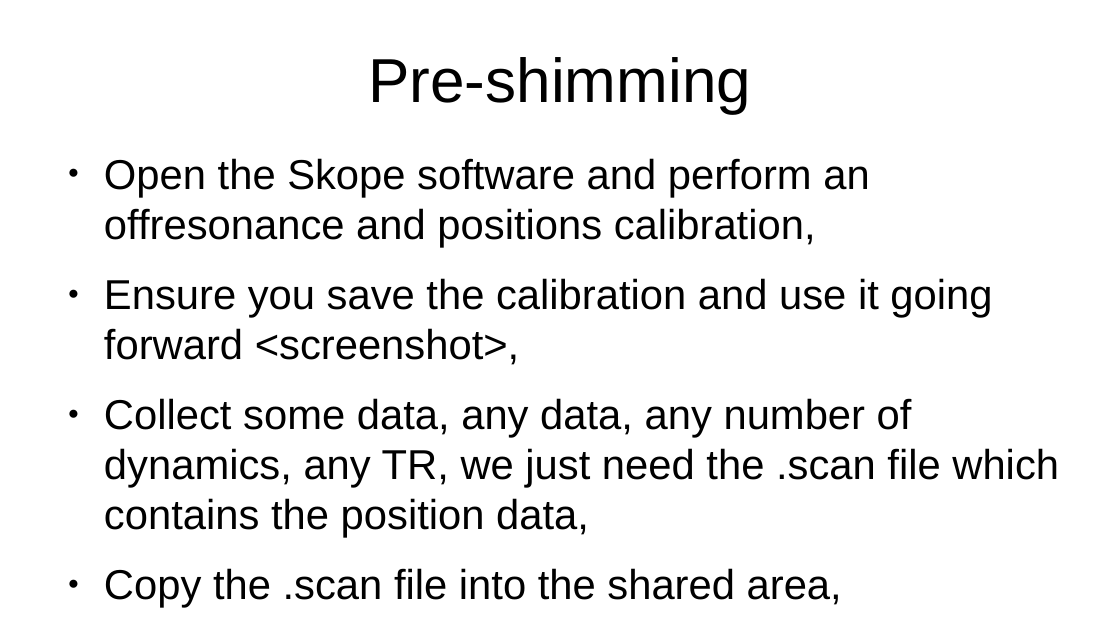
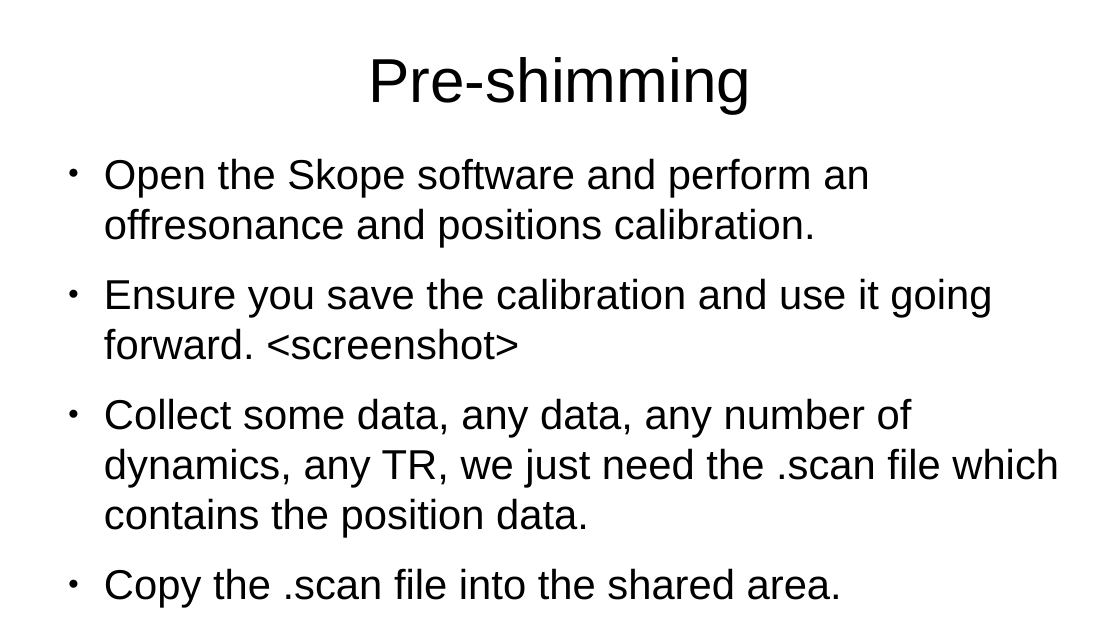
Before and after one commit to seventeenmagpie/skope-mrshim, a slide deck: slide 13 of shimmer/docs/user_guide_with_images.odp (slide 12 before the commit). Drawn at 1120x630 pixels with LibreOffice and Linux fonts; fonts in the diff are those of the drawing. Boxes give left, top, right and bottom in pixels: in the first picture for what was removed or moved away, otherwise in the second. Text is boxed around its words. In the diff, an @@ line names an element or a change of style, - is before the commit and + after.

```diff
--- a/shimmer/docs/user_guide_with_images.odp
+++ b/shimmer/docs/user_guide_with_images.odp
@@ text at box(104, 158, 1059, 608): text changed @@
-● Open the Skope software and perform an offresonance and positions calibration,
-● Ensure you save the calibration and use it going forward <screenshot>,
-● Collect some data, any data, any number of dynamics, any TR, we just need the .scan file which contains the position data,
-● Copy the .scan file into the shared area,
+● Open the Skope software and perform an offresonance and positions calibration.
+● Ensure you save the calibration and use it going forward. <screenshot>
+● Collect some data, any data, any number of dynamics, any TR, we just need the .scan file which contains the position data.
+● Copy the .scan file into the shared area.
```
Also in this commit, not shown: 32 other slides changed, 3 slides added, 1 slide removed, 1 other file.
